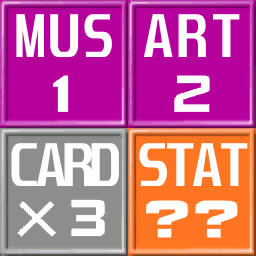
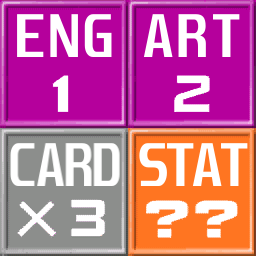
Layered file, before and after one edit (256×256). Changes by layer:
renamed "MUS" to "Eng", painted on it over [16, 14, 112, 57]
painted on "CARD" over [10, 143, 120, 186]
added layer "CARD #1" over [11, 143, 119, 186]
